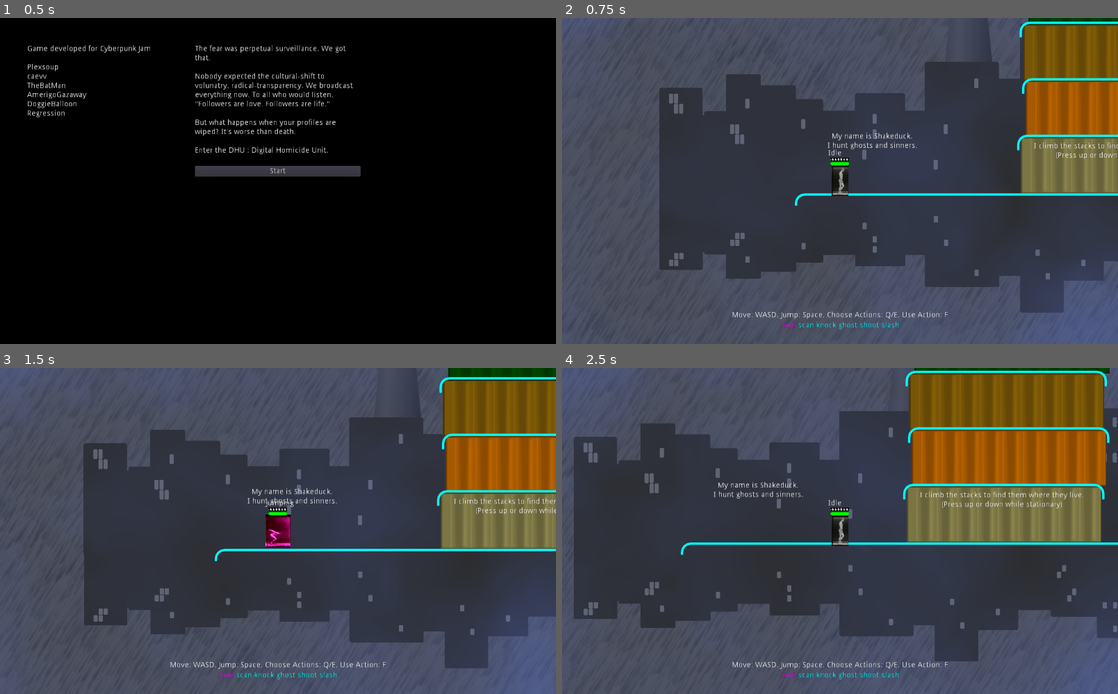
Above: before the commit, frames 1-4 (two rows, left to right).
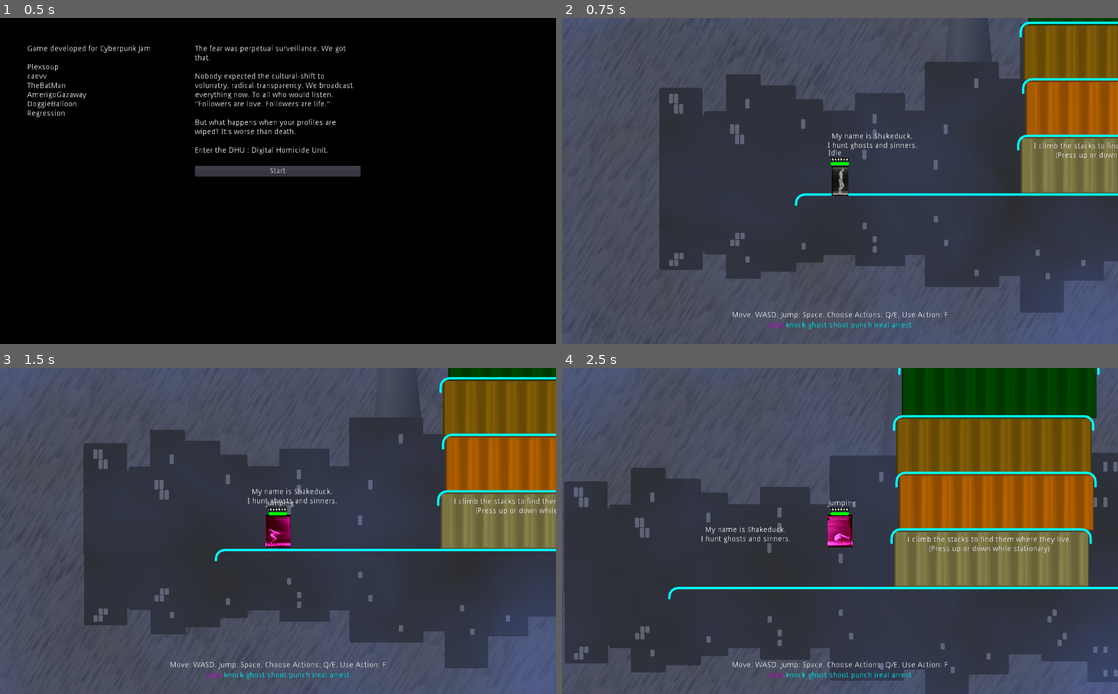
Above: after the commit, the same moments.

Repository: godot-wildlings/cyberpunk-jam-2019
Game: Godot game, scene res://Main.tscn
Two runs of this game, one before a commit and one after it. Both use one fixed random seed, a clock stepped at 60 frames per second and the inputs below. The engine's default icon, where the game draws it, is replaced by a stand-in: a white triangle on a blue panel in a dark square.
Inputs:
- Up to frame 1 (0.5 s): no input
- Up to frame 2 (0.75 s): click "Start" at 0.5 s
- Up to frame 3 (1.5 s): tap F (action_selected) at 1.25 s; hold D (mv_right) from 1.28 s (still down); tap Space (jump) at 1.35 s
- Up to frame 4 (2.5 s): tap Space (jump) at 1.52, 1.82, 2.27, 2.3 s; tap F (action_selected) at 2 s; release D (mv_right) at 2.03 s; hold S (mv_down) from 2.03 s (still down); tap ` (action_0) at 2.1 s

Frame 1 is identical in both runs. In frame 2, 0.2% of the frame differs, in the area x 37-63%, y 93-96%; in frame 3, 0.2%; in frame 4, 46%, in the area x 0-100%, y 0-100%.

Commit message:
fixed console interaction bug

Diff:
--- a/Bullet.gd
+++ b/Bullet.gd
@@ -42,3 +42,7 @@
 			$Sprite.hide()
 			yield($ThudNoise, "finished")
 			die()
+
+
+func _on_DurationTimer_timeout():
+	die()
--- a/Levels/Level1.tscn
+++ b/Levels/Level1.tscn
@@ -231,10 +231,9 @@
 [node name="Scenery" type="Node2D" parent="."]
 
 [node name="InteractiveObjects" type="Node2D" parent="."]
-editor/display_folded = true
 
 [node name="Console" parent="InteractiveObjects" instance=ExtResource( 9 )]
-position = Vector2( 3017.31, 499.855 )
+position = Vector2( 3015.51, 489.078 )
 object_type = 1
 
 [node name="Door" parent="InteractiveObjects" instance=ExtResource( 10 )]
@@ -245,6 +244,7 @@
 
 [node name="LockedMedical" parent="InteractiveObjects" instance=ExtResource( 10 )]
 position = Vector2( 1512.6, 265.506 )
+hidden_to_player = false
 locked = true
 
 [node name="Door4" parent="InteractiveObjects" instance=ExtResource( 10 )]
@@ -347,6 +347,14 @@
 (Scan robots to check ID)"
 align = 1
 
+[node name="LockedDoors" type="Label" parent="Instructions"]
+margin_left = 1295.67
+margin_top = 212.023
+margin_right = 1483.67
+margin_bottom = 243.023
+text = "Some doors are locked.
+Use \"knock\" action to unlock."
+
 [node name="BGMusic" type="AudioStreamPlayer" parent="."]
 stream = ExtResource( 13 )
 volume_db = -15.0
--- a/Player/Player.gd
+++ b/Player/Player.gd
@@ -78,15 +78,16 @@
 		damage_types.cold : 0
 }
 
-enum actions { ireal, scan, knock, ghost, shoot, slash }
+enum actions { scan, knock, ghost, shoot, punch, ireal, arrest }
 #warning-ignore:unused_class_variable
 var action_names = {
-		actions.ireal : "ireal",
 		actions.scan : "scan",
 		actions.knock : "knock",
 		actions.ghost : "ghost",
 		actions.shoot : "shoot",
-		actions.slash : "slash"
+		actions.punch : "punch",
+		actions.ireal : "ireal",
+		actions.arrest : "arrest"
 }
 
 var hitstun : bool = false
@@ -138,6 +139,7 @@
 	set_state(states.falling, [initial_velocity])
 
 func land(fall_velocity):
+	$States/Jumping.jump_num = 0
 	if Input.is_action_pressed("mv_left") or Input.is_action_pressed("mv_right"):
 		run(fall_velocity)
 	else:
--- a/Player/PlayerHUD.tscn
+++ b/Player/PlayerHUD.tscn
@@ -24,37 +24,43 @@
 alignment = 1
 
 [node name="Action0" type="Label" parent="Actions"]
-margin_left = 398.0
-margin_right = 427.0
+margin_left = 380.0
+margin_right = 409.0
 margin_bottom = 14.0
 text = "Scan"
 
 [node name="Action1" type="Label" parent="Actions"]
-margin_left = 431.0
-margin_right = 469.0
+margin_left = 413.0
+margin_right = 451.0
 margin_bottom = 14.0
 text = "Knock"
 
 [node name="Action2" type="Label" parent="Actions"]
-margin_left = 473.0
-margin_right = 511.0
+margin_left = 455.0
+margin_right = 493.0
 margin_bottom = 14.0
 text = "Ghost"
 
 [node name="Action3" type="Label" parent="Actions"]
-margin_left = 515.0
-margin_right = 551.0
+margin_left = 497.0
+margin_right = 533.0
 margin_bottom = 14.0
 text = "Shoot"
 
 [node name="Action4" type="Label" parent="Actions"]
-margin_left = 555.0
-margin_right = 588.0
+margin_left = 537.0
+margin_right = 570.0
 margin_bottom = 14.0
 text = "Slash"
 
 [node name="Action5" type="Label" parent="Actions"]
-margin_left = 592.0
-margin_right = 625.0
+margin_left = 574.0
+margin_right = 607.0
 margin_bottom = 14.0
 text = "Slash"
+
+[node name="Action6" type="Label" parent="Actions"]
+margin_left = 611.0
+margin_right = 644.0
+margin_bottom = 14.0
+text = "Slash"
--- a/Player/States/Climbing.gd
+++ b/Player/States/Climbing.gd
@@ -42,7 +42,7 @@
 	player.animation_player.play("jump")
 
 	if not warning_issued:
-		push_warning("yielding for movement probably isn't the best approach")
+		push_warning(self.name + ": yielding for movement probably isn't the best approach")
 		warning_issued = true
 	yield(player.tween, "tween_completed")
 	player.stop(Vector2.ZERO)
--- a/Player/States/Dropping.gd
+++ b/Player/States/Dropping.gd
@@ -54,7 +54,7 @@
 	player.animation_player.play("jump")
 
 	if not warning_issued:
-		push_warning("yielding for movement probably isn't the best approach")
+		push_warning(self.name + ": yielding for movement probably isn't the best approach")
 		warning_issued = true
 	yield(player.tween, "tween_completed")
 	player.stop(Vector2.ZERO)
--- a/Player/States/Idle.gd
+++ b/Player/States/Idle.gd
@@ -24,6 +24,7 @@
 		elif Input.is_action_just_pressed("jump"):
 			player.jump()
 		elif Input.is_action_just_pressed("mv_up"):
+			print(player.interactive_objects_present)
 			if player.interactive_objects_present.size() > 0:
 				for object in player.interactive_objects_present:
 					if object.get_overlapping_bodies().has(player):
--- a/Player/States/Jumping.gd
+++ b/Player/States/Jumping.gd
@@ -38,7 +38,7 @@
 func deactivate():
 	get_node("JumpingSprite").hide()
 	jump_velocity = Vector2.ZERO
-	jump_num = 0
+	#jump_num = 0
 
 
 func process_state(delta):
@@ -52,3 +52,6 @@
 			if player.is_on_platform():
 				print("landing")
 				player.land(jump_velocity)
+
+		if Input.is_action_just_pressed("jump") and jump_num < max_jumps:
+			player.jump(jump_velocity)
--- a/Projectiles/Bullet.tscn
+++ b/Projectiles/Bullet.tscn
@@ -40,4 +40,9 @@
 
 [node name="ThudNoise" type="AudioStreamPlayer2D" parent="."]
 stream = ExtResource( 3 )
+
+[node name="DurationTimer" type="Timer" parent="."]
+one_shot = true
+autostart = true
 [connection signal="body_entered" from="." to="." method="_on_Bullet_body_entered"]
+[connection signal="timeout" from="DurationTimer" to="." method="_on_DurationTimer_timeout"]
--- a/Scenery/ConsoleInteraction.gd
+++ b/Scenery/ConsoleInteraction.gd
@@ -1,12 +1,10 @@
 extends Node2D
 
-# Declare member variables here. Examples:
-# var a = 2
-# var b = "text"
+var console : Area2D
 
 # Called when the node enters the scene tree for the first time.
 func _ready():
-	pass # Replace with function body.
+	console = get_parent()
 
 # Called every frame. 'delta' is the elapsed time since the previous frame.
 #func _process(delta):
@@ -14,4 +12,4 @@
 
 #warning-ignore:unused_argument
 func interact(interactor):
-	pass
+	console.get_node("AnimationPlayer").play("interact")
--- a/Scenery/InteractiveObject.gd
+++ b/Scenery/InteractiveObject.gd
@@ -21,6 +21,7 @@
 	if hidden_to_player:
 		$Sprite.set_visible(false)
 		$Sprite.set_self_modulate(Color(1,1,1,0))
+		$Label.hide()
 
 	if locked:
 		if has_node("AnimationPlayer") and $AnimationPlayer.has_animation("lock"):
@@ -68,7 +69,7 @@
 #warning-ignore:unused_argument
 func interact(interactor):
 	if has_node("Interaction") and get_node("Interaction").has_method("interact"):
-			$Interaction.interact(interactor)
+		$Interaction.interact(interactor)
 
 
 
